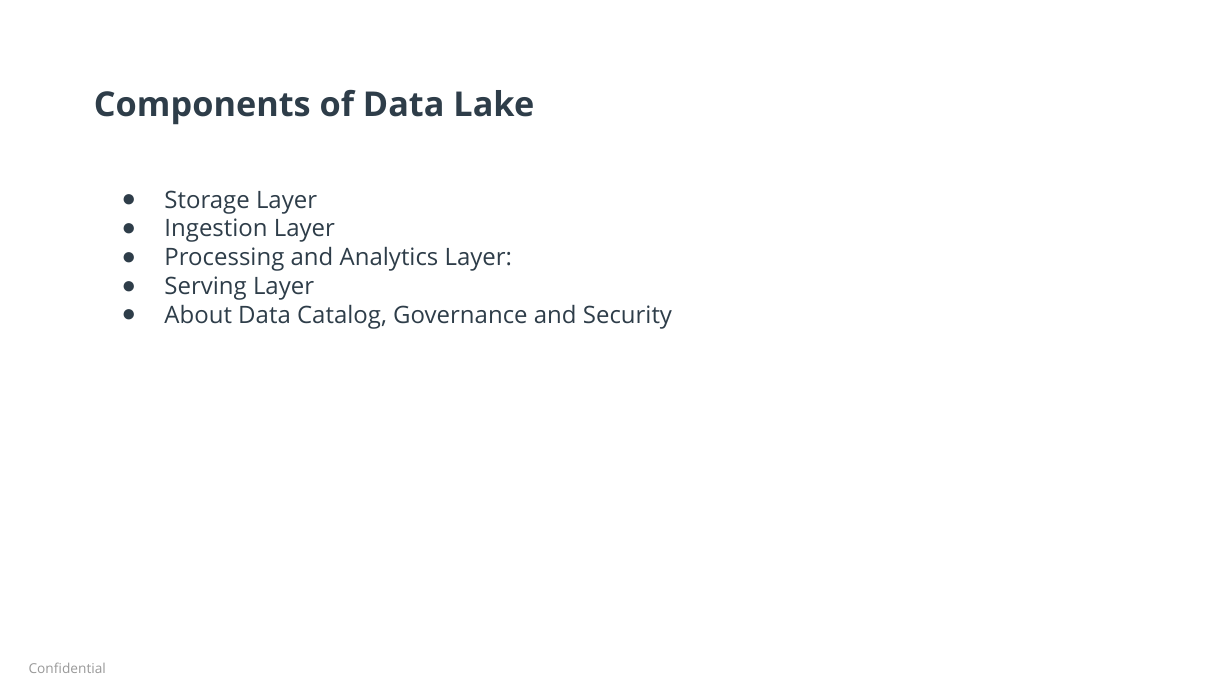
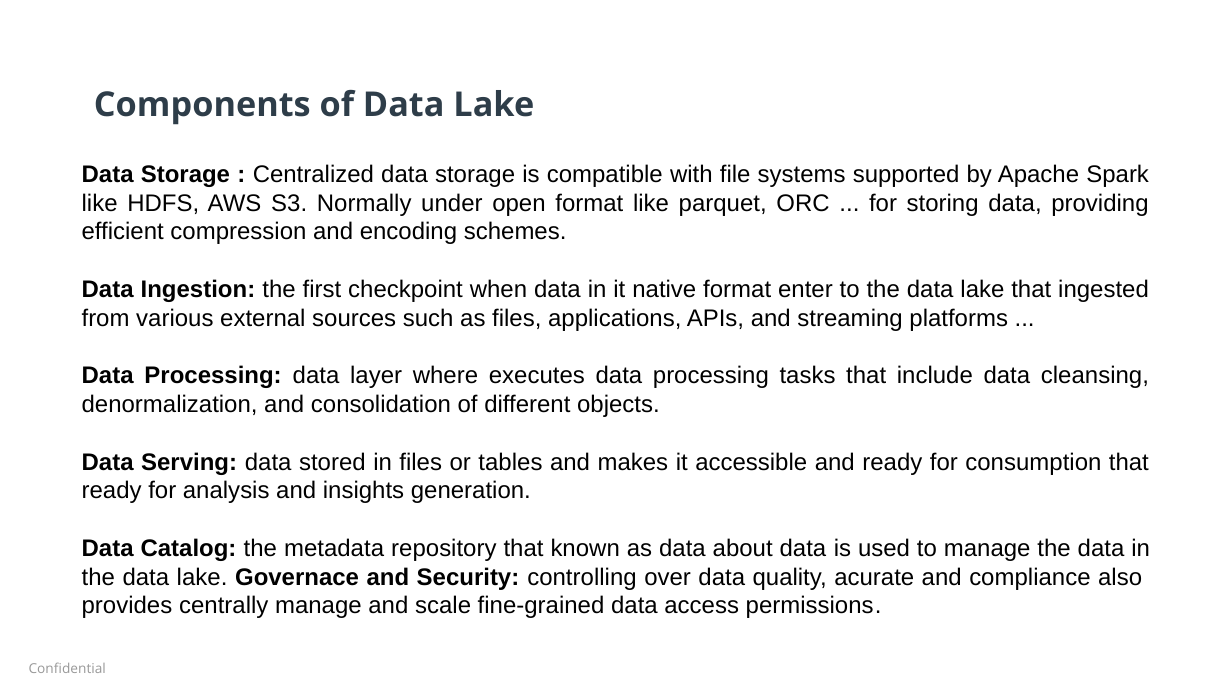
Before and after one commit to fuongcao/udacity-data-achitect, a slide deck: slide 5 of 3- Enterprise Data Lake/Datalake Executive Presentation.pptx. Drawn at 1232x693 pixels with LibreOffice and Linux fonts; fonts in the diff are those of the drawing; background and template pictures are left out. Boxes give left, top, right and bottom in pixels: in the first picture for what was removed or moved away, otherwise in the second. Text is boxed around its words. In the diff, an @@ line names an element or a change of style, - is before the commit and + after.

```diff
--- a/3- Enterprise Data Lake/Datalake Executive Presentation.pptx
+++ b/3- Enterprise Data Lake/Datalake Executive Presentation.pptx
@@ text added at [82, 164, 1150, 618], 14 pt, text #000000 @@
+Data Storage : Centralized data storage is compatible with file systems supported by Apache Spark like HDFS, AWS S3. Normally under open format like parquet, ORC ... for storing data, providing efficient compression and encoding schemes.
+Data Ingestion: the first checkpoint when data in it native format enter to the data lake that ingested from various external sources such as files, applications, APIs, and streaming platforms ...
+Data Processing: data layer where executes data processing tasks that include data cleansing, denormalization, and consolidation of different objects.
+Data Serving: data stored in files or tables and makes it accessible and ready for consumption that ready for analysis and insights generation.
+Data Catalog: the metadata repository that known as data about data is used to manage the data in the data lake. Governace and Security: controlling over data quality, acurate and compliance also provides centrally manage and scale fine-grained data access permissions.
@@ text removed at [164, 190, 672, 329] @@
-● Storage Layer
-● Ingestion Layer
-● Processing and Analytics Layer:
-● Serving Layer
-● About Data Catalog, Governance and Security
```
Also in this commit, not shown: 4 other slides changed.
